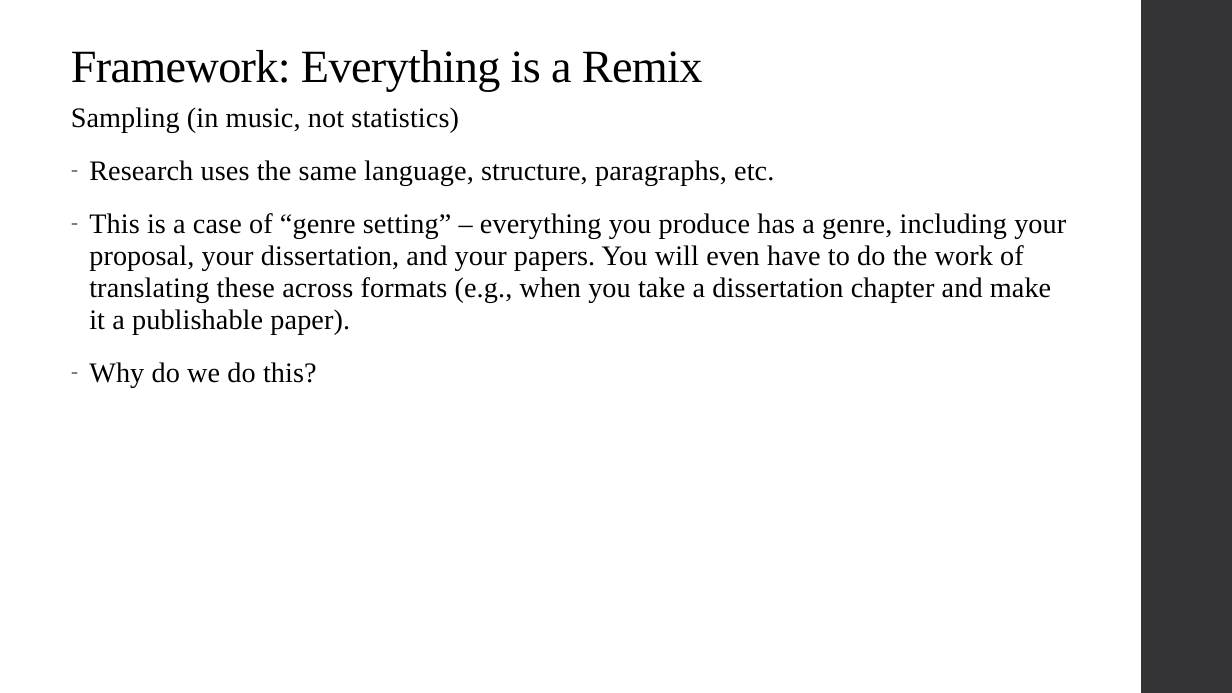
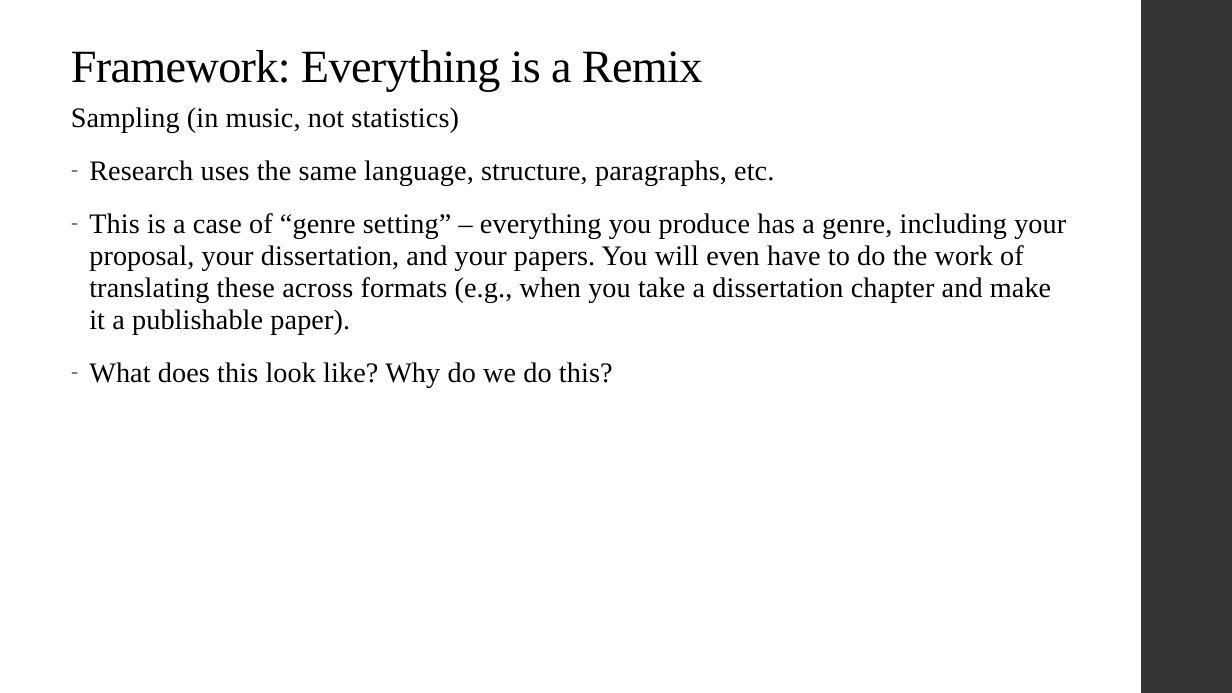
Before and after one commit to alex-hoagland/HAD5744, a slide deck: slide 40 of Lecture05_DataCleaning/Lecture5_DataCleaning-ResearchDesign.pptx (slide 34 before the commit). Drawn at 1232x693 pixels with LibreOffice and Linux fonts; fonts in the diff are those of the drawing. Boxes give left, top, right and bottom in pixels: in the first picture for what was removed or moved away, otherwise in the second. Text is boxed around its words. In the diff, an @@ line names an element or a change of style, - is before the commit and + after.

Commit message:
Updates to Lecture 5 and correction for Assignment 2
Updated Lecture 5 R code and slides. Typo correction for Assignment2.pdf

```diff
--- a/Lecture05_DataCleaning/Lecture5_DataCleaning-ResearchDesign.pptx
+++ b/Lecture05_DataCleaning/Lecture5_DataCleaning-ResearchDesign.pptx
@@ text at (89,362,613,387): text changed @@
-– Why do we do this?
+– What does this look like? Why do we do this?
```
Also in this commit, not shown: 9 other slides changed, 6 slides added, 7 other files.
